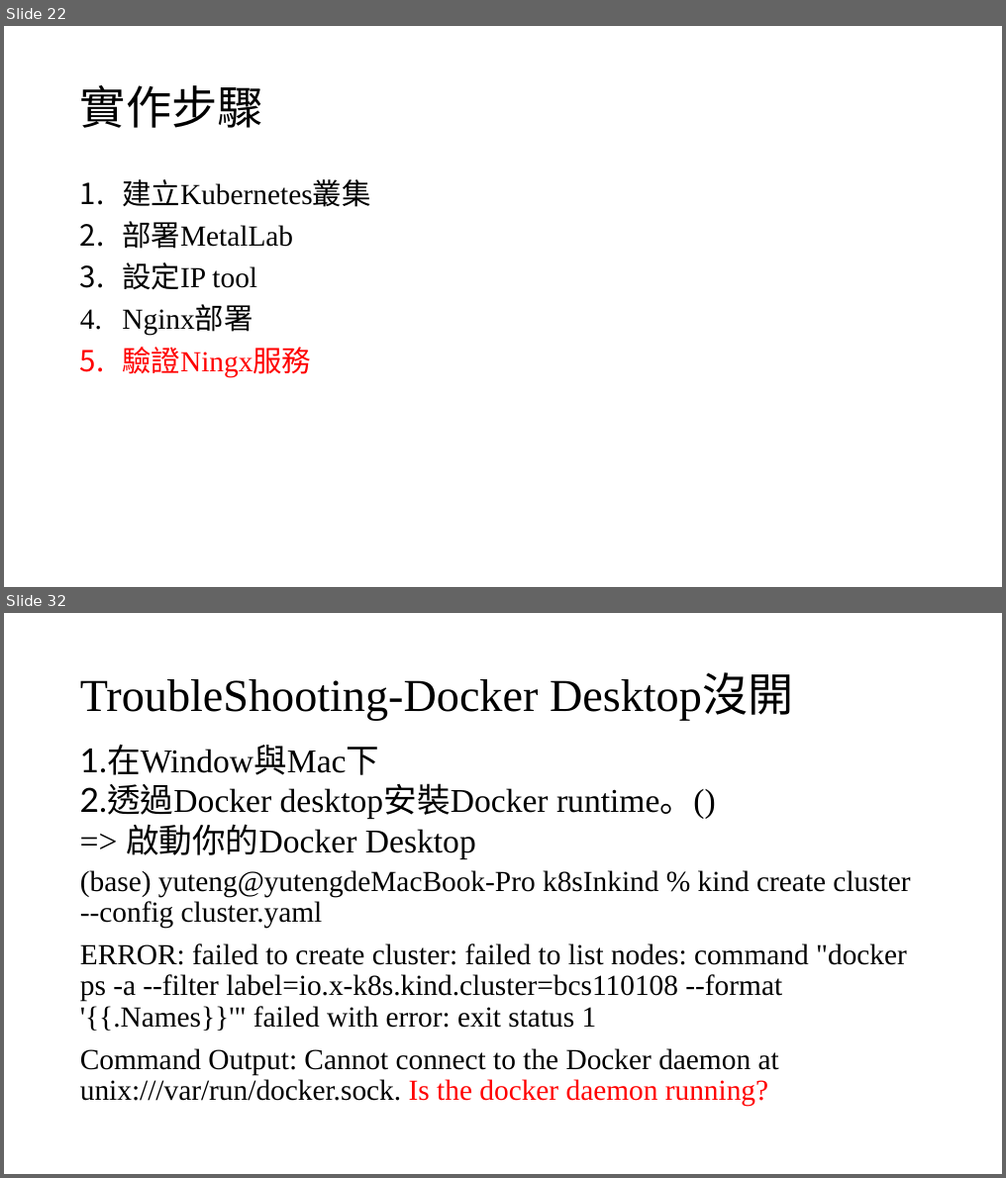
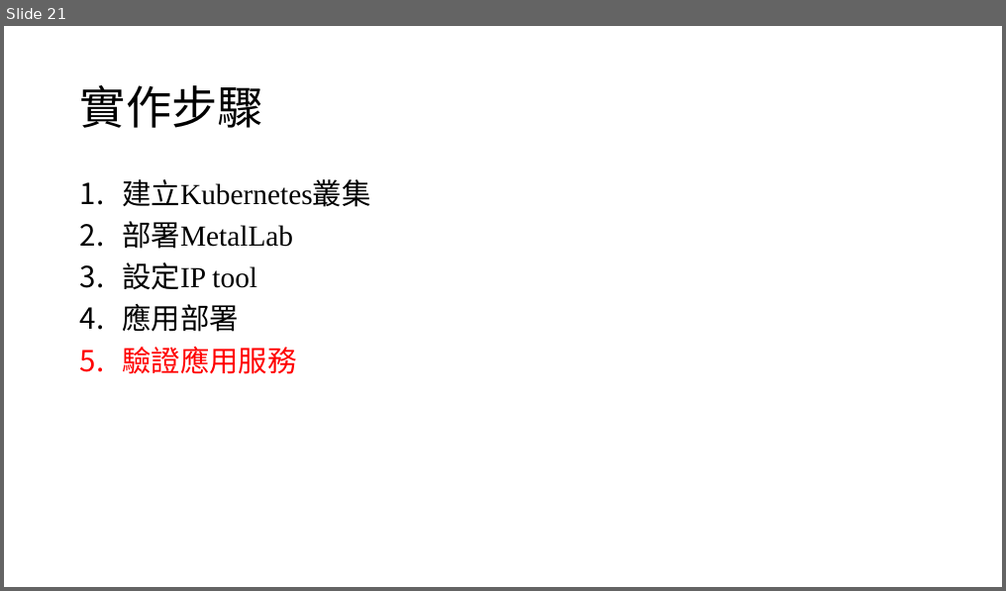
Before and after one commit to 0yukali0/k8sInkind, a slide deck: 110雲端運算研一k8s體驗.pptx. Shown one above the other, each under a label of ours: slides 22 and 32 before the commit, slide 21 after it; the slides between them are not shown. The pictures are 1006x1178 and 1006x591 pixels, drawn with LibreOffice and Linux fonts; fonts in the diff are those of the drawing. Boxes give left, top, right and bottom in pixels: in the first picture for what was removed or moved away, otherwise in the second. Text is boxed around its words. In the diff, an @@ line names an element or a change of style, - is before the commit and + after.

```diff
--- a/110雲端運算研一k8s體驗.pptx
+++ b/110雲端運算研一k8s體驗.pptx
@@ slide 32 removed at (x1=4, y1=613, x2=1002, y2=1174), background #FFFFFF @@
@@ title removed at (x1=80, y1=676, x2=794, y2=721) @@
-TroubleShooting-Docker Desktop沒開
@@ text removed at (x1=80, y1=745, x2=716, y2=859) @@
-1.在Window與Mac下
-2.透過Docker desktop安裝Docker runtime。()
-=> 啟動你的Docker Desktop
@@ text removed at (x1=80, y1=870, x2=910, y2=1107) @@
-(base) yuteng@yutengdeMacBook-Pro k8sInkind % kind create cluster --config cluster.yaml
-ERROR: failed to create cluster: failed to list nodes: command "docker ps -a --filter label=io.x-k8s.kind.cluster=bcs110108 --format '{{.Names}}'" failed with error: exit status 1
-Command Output: Cannot connect to the Docker daemon at unix:///var/run/docker.sock. Is the docker daemon running?
@@ what was slide 22 is now slide 21 @@
@@ slide 21 changed as well @@
@@ text at (x1=122, y1=304, x2=296, y2=374): text changed @@
-4. Nginx部署
-5. 驗證Ningx服務
+4. 應用部署
+5. 驗證應用服務
```
Also in this commit, not shown: 7 other slides changed, 2 slides added, 11 other slides removed, 1 other file.
